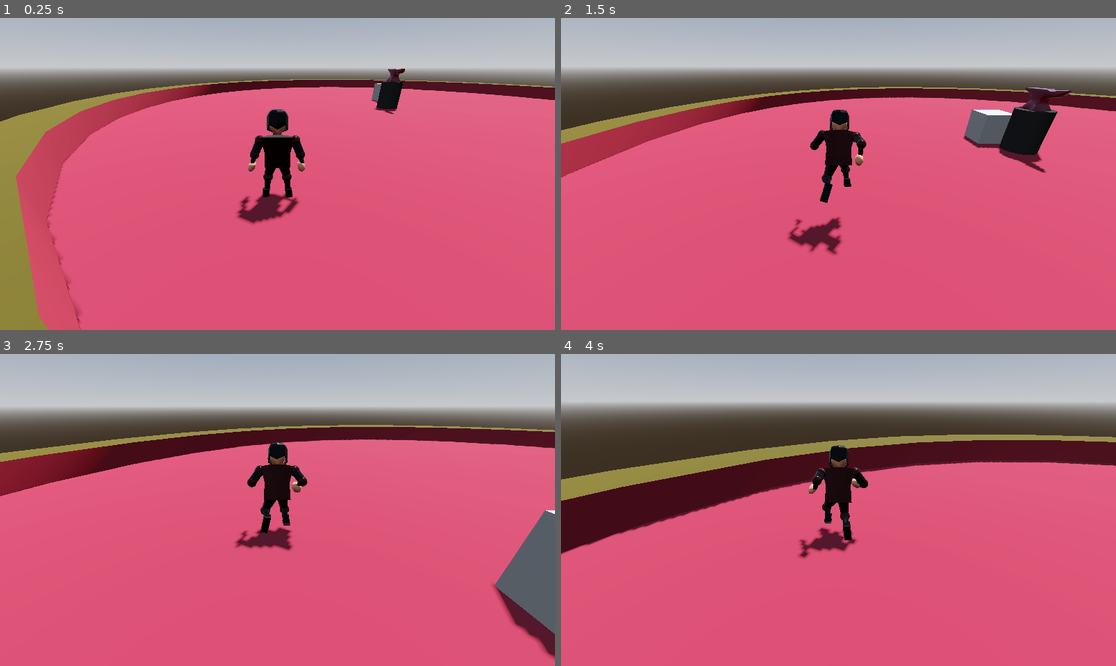
Above: before the commit, frames 1-4 (two rows, left to right).
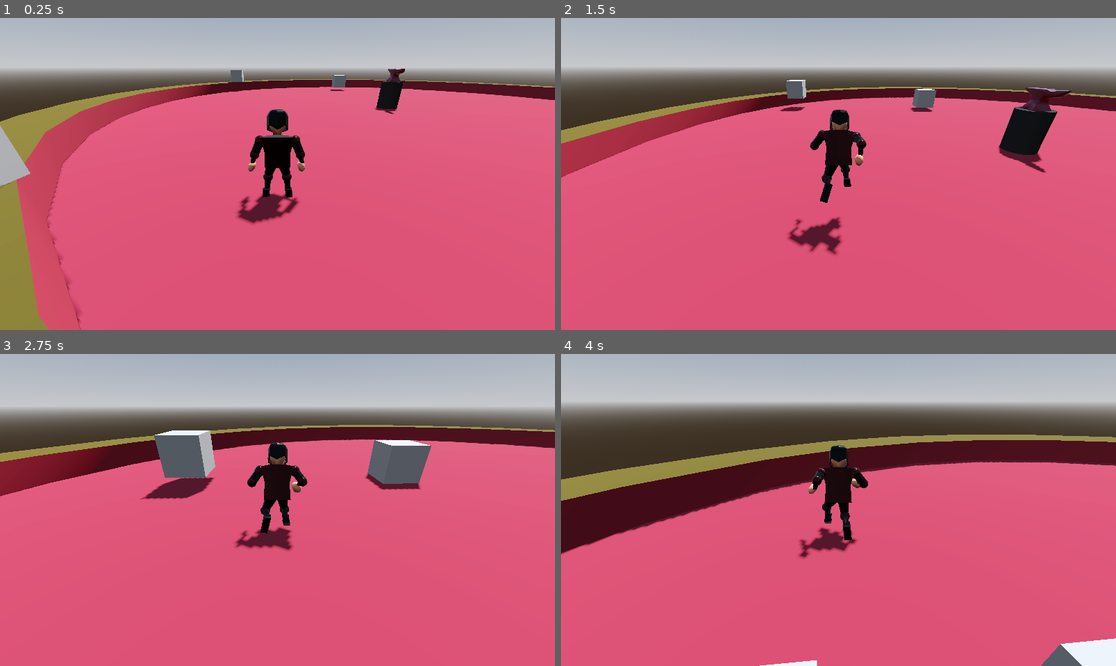
Above: after the commit, the same moments.

Repository: Amandella27/Godot-game-jam-68-forge
Game: Godot game, scene res://Scenes/main.tscn
The game is run twice, just before and just after one commit, with the same random seed, the same clock (stepped at 60 frames per second) and the same inputs.
Inputs (mouse positions are in pixels of both pictures, inside the frame that each line leads up to):
- Up to frame 1 (0.25 s): no input
- Up to frame 2 (1.5 s): move the mouse to (866, 174) at 0.52 s; press the mouse at (866, 174) at 0.53 s; hold W (forward) from 0.53 s (still down); tap Space (jump) at 0.77 s; move the mouse to (810, 174) at 1.27 s; release the mouse at (810, 174) at 1.28 s; click (810, 174) at 1.35 s
- Up to frame 3 (2.75 s): keep holding W (forward); tap Space (jump) at 1.52 s; move the mouse to (288, 503) at 2.02 s; press the mouse at (288, 503) at 2.03 s
- Up to frame 4 (4 s): keep holding W (forward); move the mouse to (832, 516) at 2.77 s; release the mouse at (832, 516) at 2.78 s; click (832, 516) at 2.85 s; tap Space (jump) at 3.02, 3.77 s; move the mouse to (877, 513) at 3.52 s; press the mouse at (877, 513) at 3.53 s

The runs differ from the first frame. In frame 1, 0.8% of the frame differs, in the area x 0-69%, y 16-55%; in frame 2, 1.3%; in frame 3, 6.6%, in the area x 25-100%, y 24-98%; in frame 4, 1.0%.

Commit message:
Enemy Spawner Work

Diff:
--- a/Scenes/enemy.tscn
+++ b/Scenes/enemy.tscn
@@ -8,7 +8,7 @@
 
 [node name="Enemy" type="CharacterBody3D"]
 collision_layer = 4
-collision_mask = 3
+collision_mask = 7
 script = ExtResource("1_10lj7")
 
 [node name="CollisionShape3D" type="CollisionShape3D" parent="."]
--- /dev/null
+++ b/Scenes/enemyspawner.tscn
@@ -0,0 +1,66 @@
+[gd_scene load_steps=2 format=3 uid="uid://2nqrxwumdvik"]
+
+[ext_resource type="Script" path="res://Scripts/enemyspawner.gd" id="1_24oef"]
+
+[node name="EnemySpawner" type="Node3D"]
+script = ExtResource("1_24oef")
+
+[node name="Position1" type="Marker3D" parent="."]
+transform = Transform3D(1, 0, 0, 0, 1, 0, 0, 0, 1, 10, 0.75, 10)
+
+[node name="Position2" type="Marker3D" parent="."]
+transform = Transform3D(1, 0, 0, 0, 1, 0, 0, 0, 1, -10, 0.75, -10)
+
+[node name="Position3" type="Marker3D" parent="."]
+transform = Transform3D(1, 0, 0, 0, 1, 0, 0, 0, 1, -10, 0.75, 10)
+
+[node name="Position4" type="Marker3D" parent="."]
+transform = Transform3D(1, 0, 0, 0, 1, 0, 0, 0, 1, 10, 0.75, -10)
+
+[node name="Position5" type="Marker3D" parent="."]
+transform = Transform3D(1, 0, 0, 0, 1, 0, 0, 0, 1, 0, 0.75, -10)
+
+[node name="Position6" type="Marker3D" parent="."]
+transform = Transform3D(1, 0, 0, 0, 1, 0, 0, 0, 1, 10, 0.75, -10)
+
+[node name="Position7" type="Marker3D" parent="."]
+transform = Transform3D(1, 0, 0, 0, 1, 0, 0, 0, 1, 10, 0.75, -10)
+
+[node name="Position8" type="Marker3D" parent="."]
+transform = Transform3D(1, 0, 0, 0, 1, 0, 0, 0, 1, 10, 0.75, -10)
+
+[node name="Position9" type="Marker3D" parent="."]
+transform = Transform3D(1, 0, 0, 0, 1, 0, 0, 0, 1, 10, 0.75, -10)
+
+[node name="Position10" type="Marker3D" parent="."]
+transform = Transform3D(1, 0, 0, 0, 1, 0, 0, 0, 1, 10, 0.75, -10)
+
+[node name="Position11" type="Marker3D" parent="."]
+transform = Transform3D(1, 0, 0, 0, 1, 0, 0, 0, 1, 10, 0.75, -10)
+
+[node name="Position12" type="Marker3D" parent="."]
+transform = Transform3D(1, 0, 0, 0, 1, 0, 0, 0, 1, 10, 0.75, -10)
+
+[node name="Position13" type="Marker3D" parent="."]
+transform = Transform3D(1, 0, 0, 0, 1, 0, 0, 0, 1, 10, 0.75, -10)
+
+[node name="Position14" type="Marker3D" parent="."]
+transform = Transform3D(1, 0, 0, 0, 1, 0, 0, 0, 1, 10, 0.75, -10)
+
+[node name="Position15" type="Marker3D" parent="."]
+transform = Transform3D(1, 0, 0, 0, 1, 0, 0, 0, 1, 10, 0.75, -10)
+
+[node name="Position16" type="Marker3D" parent="."]
+transform = Transform3D(1, 0, 0, 0, 1, 0, 0, 0, 1, 10, 0.75, -10)
+
+[node name="Position17" type="Marker3D" parent="."]
+transform = Transform3D(1, 0, 0, 0, 1, 0, 0, 0, 1, 10, 0.75, -10)
+
+[node name="Position18" type="Marker3D" parent="."]
+transform = Transform3D(1, 0, 0, 0, 1, 0, 0, 0, 1, 10, 0.75, -10)
+
+[node name="Position19" type="Marker3D" parent="."]
+transform = Transform3D(1, 0, 0, 0, 1, 0, 0, 0, 1, 10, 0.75, -10)
+
+[node name="Position20" type="Marker3D" parent="."]
+transform = Transform3D(1, 0, 0, 0, 1, 0, 0, 0, 1, 10, 0.75, -10)
--- a/Scenes/main.tscn
+++ b/Scenes/main.tscn
@@ -2,7 +2,7 @@
 
 [ext_resource type="Script" path="res://Scripts/Main.gd" id="1_kc5k5"]
 [ext_resource type="PackedScene" uid="uid://njfod8xarnho" path="res://Scenes/anvil.tscn" id="2_ywpje"]
-[ext_resource type="PackedScene" uid="uid://clicowrhc21ve" path="res://Scenes/enemy.tscn" id="3_8gaw8"]
+[ext_resource type="PackedScene" uid="uid://2nqrxwumdvik" path="res://Scenes/enemyspawner.tscn" id="3_8sp4a"]
 [ext_resource type="PackedScene" uid="uid://brmrk0ke8mxrc" path="res://Scenes/player.tscn" id="4_plmif"]
 
 [sub_resource type="ProceduralSkyMaterial" id="ProceduralSkyMaterial_ywx2g"]
@@ -66,8 +66,8 @@
 [node name="anvil" parent="World" instance=ExtResource("2_ywpje")]
 transform = Transform3D(0.5, 0, 0, 0, 0.5, 0, 0, 0, 0.5, 0, 1.16787, 0.0781487)
 
-[node name="Enemy" parent="." instance=ExtResource("3_8gaw8")]
-transform = Transform3D(1, 0, 0, 0, 1, 0, 0, 0, 1, 1.24218, 0.478562, -3.07373)
+[node name="EnemySpawner" parent="." instance=ExtResource("3_8sp4a")]
+transform = Transform3D(1, 0, 0, 0, 1, 0, 0, 0, 1, -0.00443745, 0, -0.01438)
 
 [node name="Player" parent="." instance=ExtResource("4_plmif")]
 transform = Transform3D(1, 0, 0, 0, 1, 0, 0, 0, 1, -5.92849, -0.0486794, 8.49181)
--- /dev/null
+++ b/Scripts/enemyspawner.gd
@@ -0,0 +1,15 @@
+extends Node3D
+
+const ENEMY = preload("res://Scenes/enemy.tscn")
+
+var spawnPositions: Array
+var enemy: Enemy
+
+func _ready():
+	spawnPositions = get_children()
+	spawn_enemies()
+
+func spawn_enemies():
+	for positions in spawnPositions:
+		enemy = ENEMY.instantiate()
+		positions.add_child(enemy)
